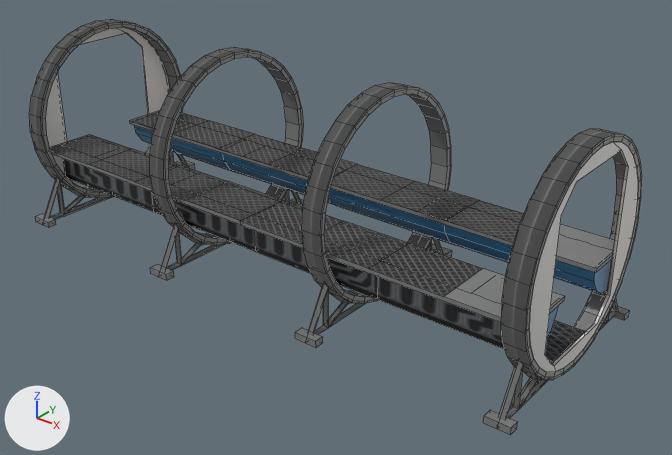
Before and after pictures for a commit that changed the Blender file Assets/homestead/models/greenhouse.blend.
Before and after are seen from a 50 mm lens placed at (7.66, -8.85, 4.8), pointed at (0.56, 0.02, -0.7). Every picture has the same lights, and +X, +Y and +Z are marked at lower left. Mesh edges are drawn as thin lines.

In view in the first picture: 'DoorCap', 'Floor', 'innerRings', 'outerRings', 'tanks', 'tray'.
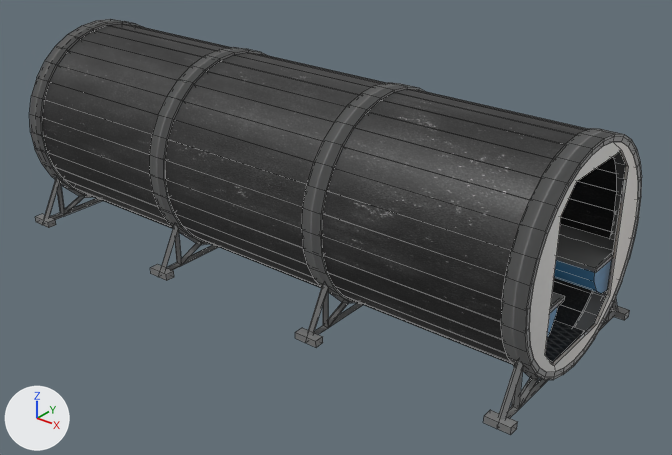
Where the change shows, as pixel boxes [x1, y1, x2, y2] in the pictures (672 x 455 px):
'Glass', shown
    after: [42, 24, 616, 364]
'outerRings', reshaped
    both: [29, 19, 642, 435]
'innerRings', reshaped
    before: [150, 47, 452, 347]
    after: [150, 47, 426, 347]
'tanks', reshaped
    before: [63, 125, 612, 349]
    after: [547, 259, 612, 337]
'DoorCap', reshaped
    before: [46, 27, 638, 372]
    after: [529, 142, 638, 372]
'tray', unchanged, covered by the edit
    before: [50, 111, 615, 322]
    after: [550, 224, 615, 312]

The change in detail:
Object 'Glass' (ob_glass) is now shown.
